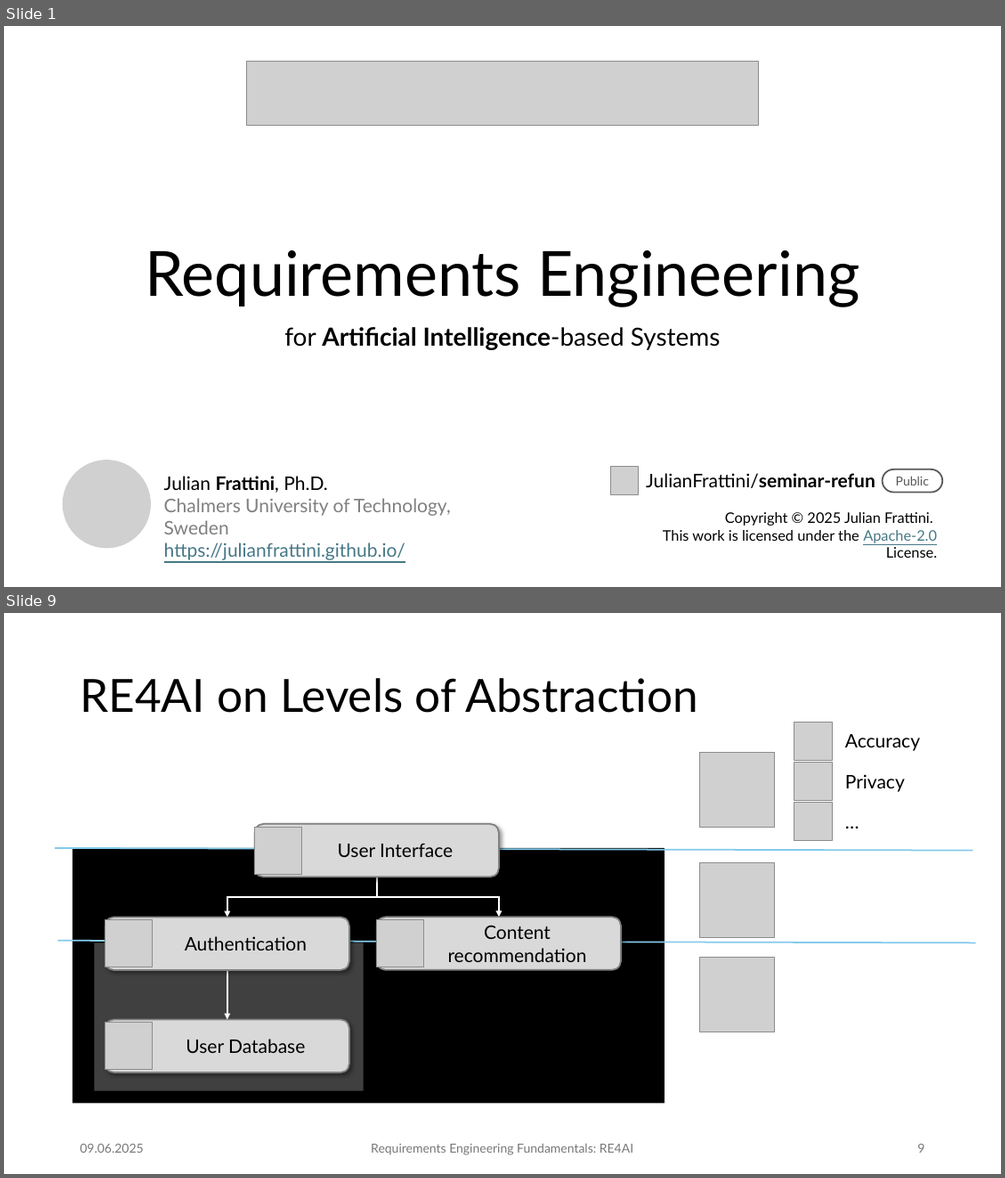
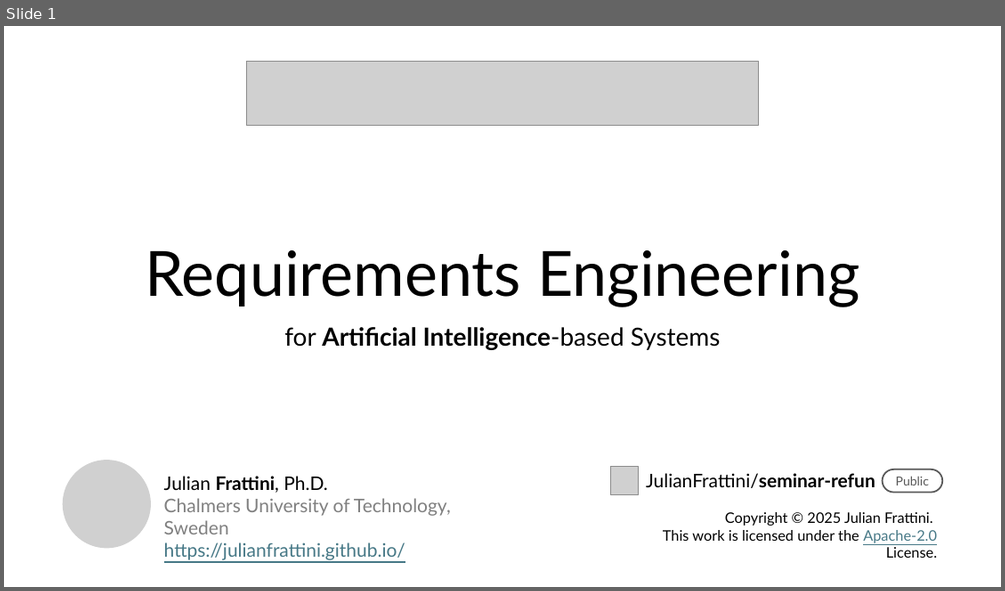
Before and after one commit to JulianFrattini/seminar-refun, a slide deck: slides/re4ai/seminar-refun-re4ai.pptx. Shown one above the other, each under a label of ours: slides 1 and 9 before the commit, slide 1 after it; the slides between them are not shown. The pictures are 1005x1178 and 1005x591 pixels, drawn with LibreOffice and Linux fonts; fonts in the diff are those of the drawing; grey boxes stand for pictures; background and template pictures are left out. Boxes give left, top, right and bottom in pixels: in the first picture for what was removed or moved away, otherwise in the second. Text is boxed around its words. In the diff, an @@ line names an element or a change of style, - is before the commit and + after.

```diff
--- a/slides/re4ai/seminar-refun-re4ai.pptx
+++ b/slides/re4ai/seminar-refun-re4ai.pptx
@@ slide 9 removed at [4, 613, 1001, 1174], background #FFFFFF @@
@@ title removed at [80, 678, 699, 713] @@
-RE4AI on Levels of Abstraction
@@ picture removed at [793, 722, 832, 761] @@
@@ text removed at [845, 734, 920, 751] @@
-Accuracy
@@ picture removed at [699, 752, 774, 827] @@
@@ picture removed at [793, 762, 832, 800] @@
@@ text removed at [845, 774, 905, 792] @@
-Privacy
@@ rounded rectangle removed at [254, 824, 498, 877] @@
-User Interface
@@ picture removed at [793, 803, 832, 840] @@
@@ text removed at [838, 807, 873, 836] @@
-…
@@ line removed from (55, 848) to (973, 850) @@
@@ rectangle removed at [73, 848, 665, 1103] @@
@@ picture removed at [254, 827, 301, 874] @@
@@ elbow arrow removed from (377, 877) to (227, 917) @@
@@ elbow arrow removed from (377, 877) to (499, 916) @@
@@ picture removed at [699, 863, 774, 938] @@
@@ rounded rectangle removed at [105, 917, 348, 971] @@
-Authentication
@@ picture removed at [105, 919, 152, 966] @@
@@ rounded rectangle removed at [377, 916, 621, 970] @@
-Content recommendation
@@ picture removed at [377, 919, 424, 966] @@
@@ line removed from (57, 941) to (976, 943) @@
@@ rectangle removed at [95, 943, 364, 1091] @@
@@ picture removed at [699, 957, 774, 1032] @@
@@ arrow removed from (227, 970) to (227, 1019) @@
@@ rounded rectangle removed at [105, 1019, 348, 1072] @@
-User Database
@@ picture removed at [105, 1022, 152, 1070] @@
@@ text removed at [80, 1143, 143, 1152] @@
-09.06.2025
@@ text removed at [371, 1143, 633, 1155] @@
-Requirements Engineering Fundamentals: RE4AI
@@ page number removed at [917, 1143, 924, 1152] @@
-9
```
Also in this commit, not shown: 8 slides changed, 1 other file.
